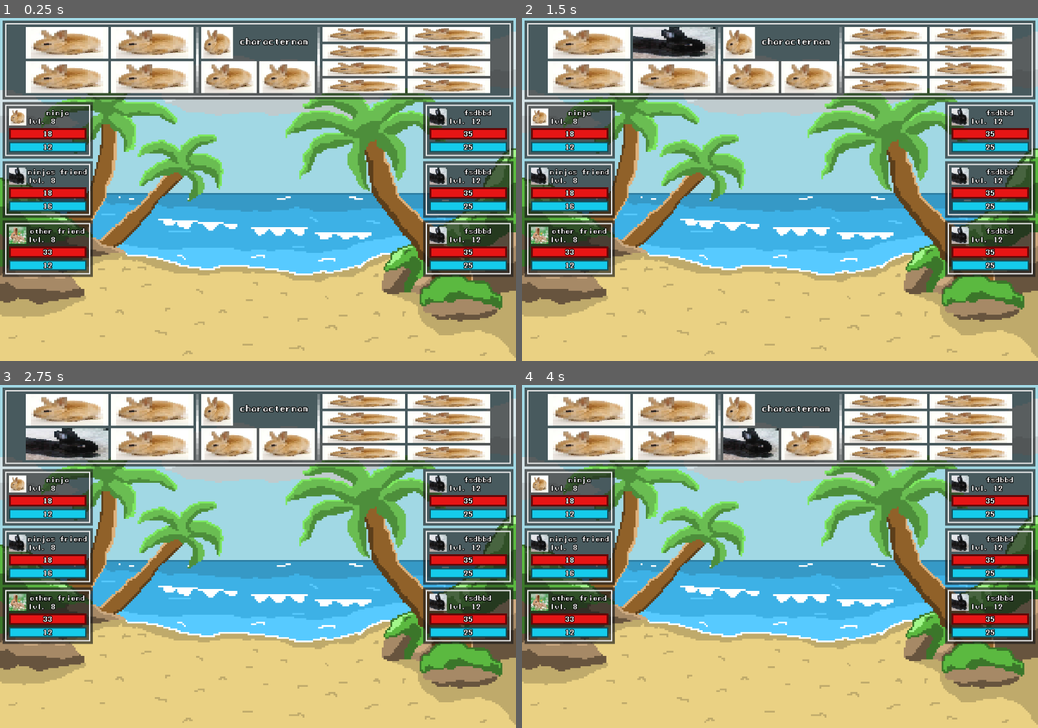
Above: before the commit, frames 1-4 (two rows, left to right).
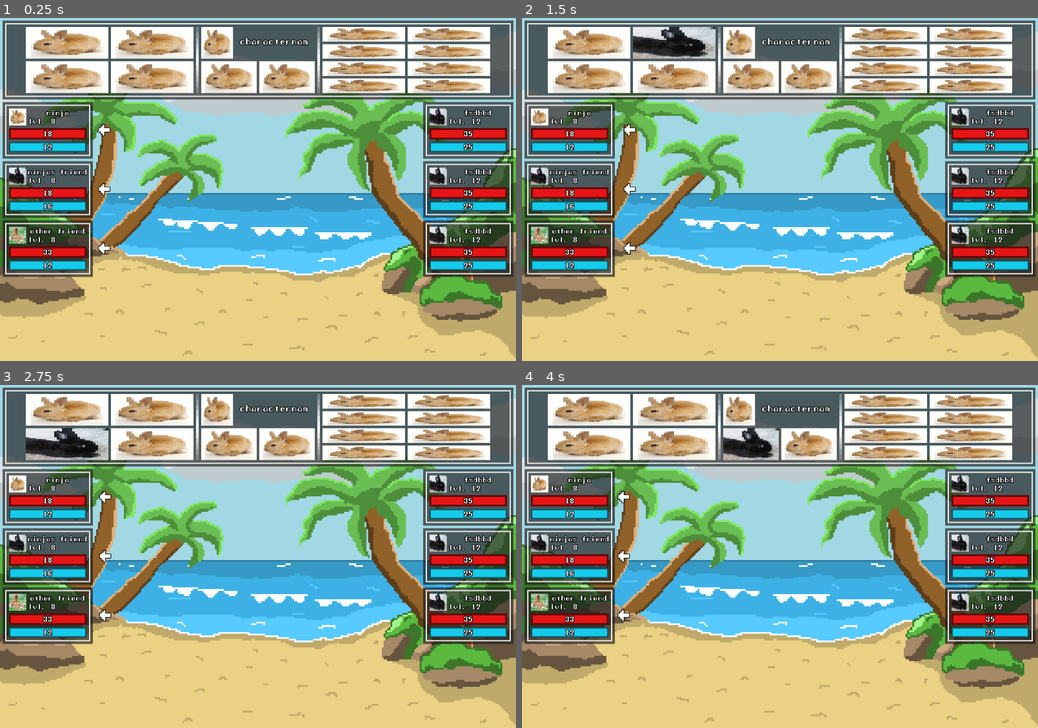
Above: after the commit, the same moments.

Repository: qwerty4u6/group-game
Game: Godot game, scene res://scenes/main.tscn
Two runs of this game, one before a commit and one after it. Both use one fixed random seed, a clock stepped at 60 frames per second and the inputs below.
Inputs (mouse positions are in pixels of both pictures, inside the frame that each line leads up to):
- Up to frame 1 (0.25 s): no input
- Up to frame 2 (1.5 s): click (589, 42) at 0.52 s; click (676, 42) at 1.27 s
- Up to frame 3 (2.75 s): click (67, 443) at 2.02 s
- Up to frame 4 (4 s): click (676, 443) at 2.77 s; click (749, 443) at 3.5 s

The runs differ from the first frame. In frame 1, 0.2% of the frame differs, in the area x 19-22%, y 30-70%; in frame 2, 0.2%; in frame 3, 0.2%; in frame 4, 0.2%.

Commit message:
dont have to do this noones reading this but me anyways

Diff:
--- a/scenes/char_stat_display.gd
+++ b/scenes/char_stat_display.gd
@@ -12,6 +12,11 @@
 	hp_label = hp_bar.get_node("Label")
 	mana_bar = $ManaBar
 	mana_label = mana_bar.get_node("Label")
+	$AnimationPlayer.play("selection")
+
+func _input(event):
+	if event is InputEventMouseMotion:
+		print(event)
 
 func init(member):
 	res = member
--- a/scenes/char_stat_display.tscn
+++ b/scenes/char_stat_display.tscn
@@ -1,9 +1,46 @@
-[gd_scene load_steps=10 format=3 uid="uid://ckgui2apijnac"]
+[gd_scene load_steps=14 format=3 uid="uid://ckgui2apijnac"]
 
 [ext_resource type="Script" path="res://scenes/char_stat_display.gd" id="1_1g6ot"]
 [ext_resource type="StyleBox" uid="uid://df80uuyvx30ud" path="res://resources/ui/standard_panel.tres" id="1_12g0m"]
 [ext_resource type="FontFile" uid="uid://cc11lnvwh7ek2" path="res://assets/fonts/manaspace.ttf" id="2_hwgik"]
 [ext_resource type="Texture2D" uid="uid://dadylq3c81588" path="res://assets/sprites/placeholder 1.png" id="3_ponwi"]
+
+[sub_resource type="Animation" id="Animation_rhfc5"]
+resource_name = "selection"
+loop_mode = 1
+tracks/0/type = "value"
+tracks/0/imported = false
+tracks/0/enabled = true
+tracks/0/path = NodePath("SelectLabel:position")
+tracks/0/interp = 1
+tracks/0/loop_wrap = true
+tracks/0/keys = {
+"times": PackedFloat32Array(0, 0.5, 1),
+"transitions": PackedFloat32Array(1, 1, 1),
+"update": 0,
+"values": [Vector2(125, 0), Vector2(141, 0), Vector2(125, 0)]
+}
+
+[sub_resource type="Animation" id="Animation_8bx4t"]
+length = 0.001
+tracks/0/type = "value"
+tracks/0/imported = false
+tracks/0/enabled = true
+tracks/0/path = NodePath("SelectLabel:position")
+tracks/0/interp = 1
+tracks/0/loop_wrap = true
+tracks/0/keys = {
+"times": PackedFloat32Array(0),
+"transitions": PackedFloat32Array(1),
+"update": 0,
+"values": [Vector2(125, 0)]
+}
+
+[sub_resource type="AnimationLibrary" id="AnimationLibrary_kuj6w"]
+_data = {
+"RESET": SubResource("Animation_8bx4t"),
+"selection": SubResource("Animation_rhfc5")
+}
 
 [sub_resource type="StyleBoxFlat" id="StyleBoxFlat_63oj4"]
 bg_color = Color(0.101961, 0.101961, 0.101961, 0)
@@ -35,11 +72,19 @@
 border_width_bottom = 3
 border_color = Color(0.0784314, 0.309804, 0.34902, 0.996078)
 
+[sub_resource type="RectangleShape2D" id="RectangleShape2D_p7nxx"]
+size = Vector2(210, 132)
+
 [node name="CharStatDisplay" type="Panel"]
 offset_right = 210.0
 offset_bottom = 132.0
 theme_override_styles/panel = ExtResource("1_12g0m")
 script = ExtResource("1_1g6ot")
+
+[node name="AnimationPlayer" type="AnimationPlayer" parent="."]
+libraries = {
+"": SubResource("AnimationLibrary_kuj6w")
+}
 
 [node name="MarginContainer" type="MarginContainer" parent="."]
 layout_mode = 1
@@ -155,3 +200,26 @@
 offset_right = 55.0
 offset_bottom = 55.0
 texture = ExtResource("3_ponwi")
+
+[node name="SelectLabel" type="Label" parent="."]
+layout_mode = 1
+anchors_preset = 15
+anchor_right = 1.0
+anchor_bottom = 1.0
+offset_left = 125.0
+offset_right = 125.001
+grow_horizontal = 2
+grow_vertical = 2
+theme_override_colors/font_outline_color = Color(0, 0, 0, 1)
+theme_override_constants/outline_size = 6
+theme_override_fonts/font = ExtResource("2_hwgik")
+theme_override_font_sizes/font_size = 50
+text = "<"
+horizontal_alignment = 1
+vertical_alignment = 1
+
+[node name="Area2D" type="Area2D" parent="."]
+
+[node name="CollisionShape2D" type="CollisionShape2D" parent="Area2D"]
+position = Vector2(105, 66)
+shape = SubResource("RectangleShape2D_p7nxx")
